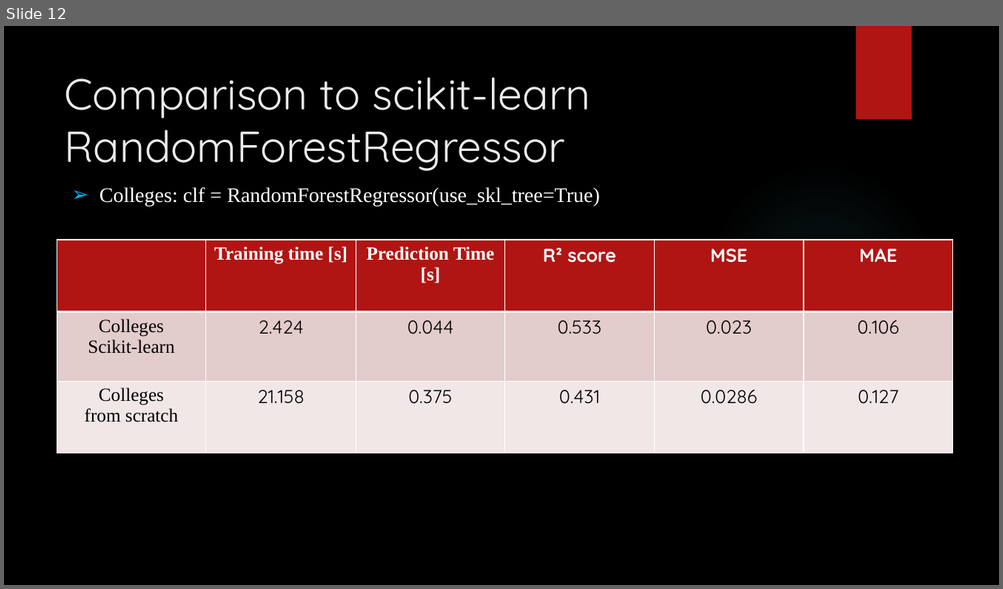
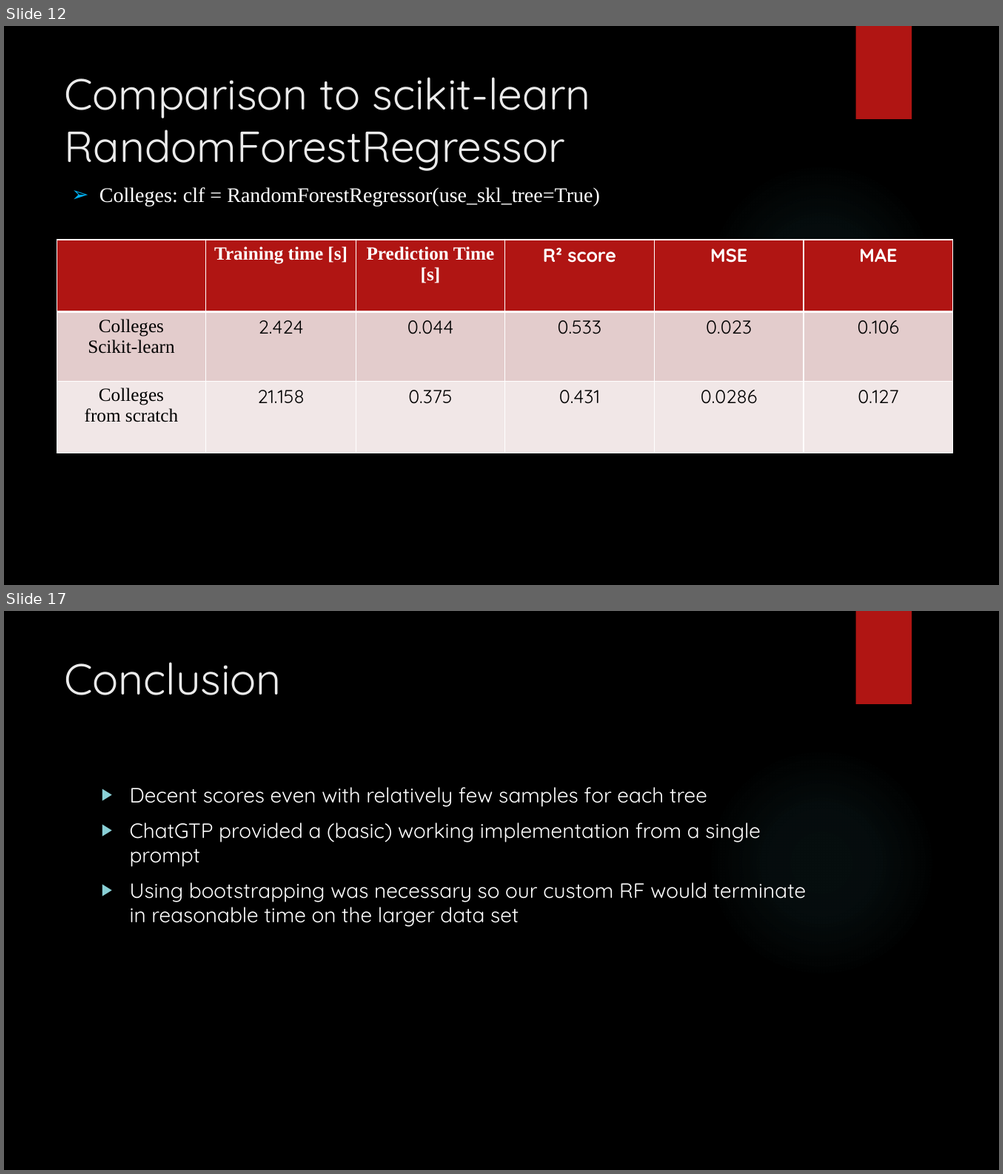
Before and after one commit to amanfc7/Machine-Learaning, a slide deck: ex2/Exercise_2_ppt.pptx. Shown one above the other, each under a label of ours: slide 12 before the commit, slides 12 and 17 after it; the slides between them are not shown. The pictures are 1003x589 and 1003x1174 pixels, drawn with LibreOffice and Linux fonts; fonts in the diff are those of the drawing; background and template pictures are left out. Boxes give left, top, right and bottom in pixels: in the first picture for what was removed or moved away, otherwise in the second. Text is boxed around its words. In the diff, an @@ line names an element or a change of style, - is before the commit and + after.

```diff
--- a/ex2/Exercise_2_ppt.pptx
+++ b/ex2/Exercise_2_ppt.pptx
@@ slide 17 added at box(4, 611, 999, 1170), background picture (left out); not listed: 2 template elements that a slide beside it also shows @@
@@ title added at box(64, 662, 281, 695), 42 pt, text #EBEBEB @@
+Conclusion
@@ text added at box(130, 787, 805, 927), 20 pt, text #FFFFFF @@
+▶ Decent scores even with relatively few samples for each tree
+▶ ChatGTP provided a (basic) working implementation from a single prompt
+▶ Using bootstrapping was necessary so our custom RF would terminate in reasonable time on the larger data set
```
Also in this commit, not shown: 5 slides changed, 6 slides removed.
